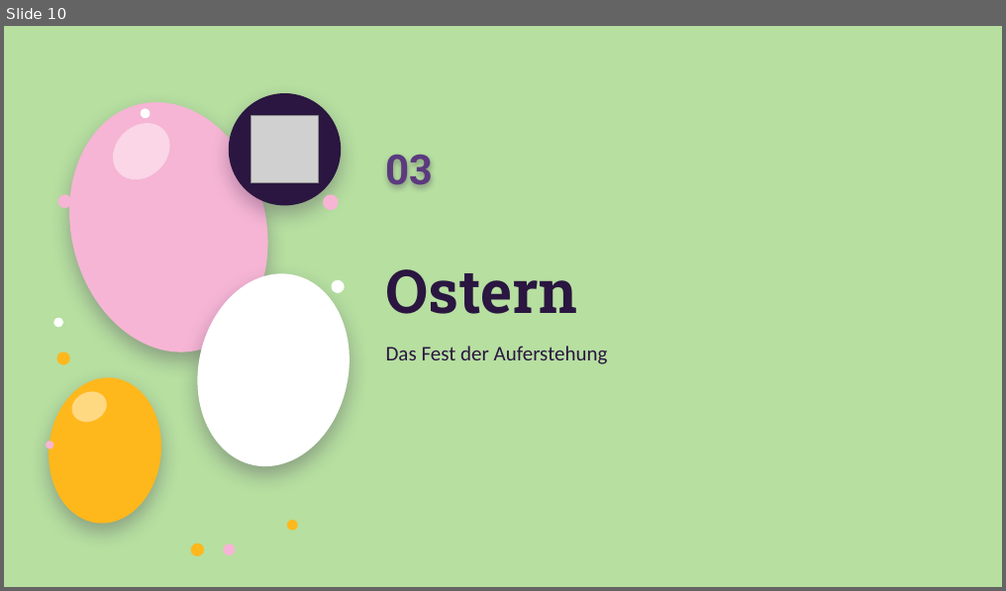
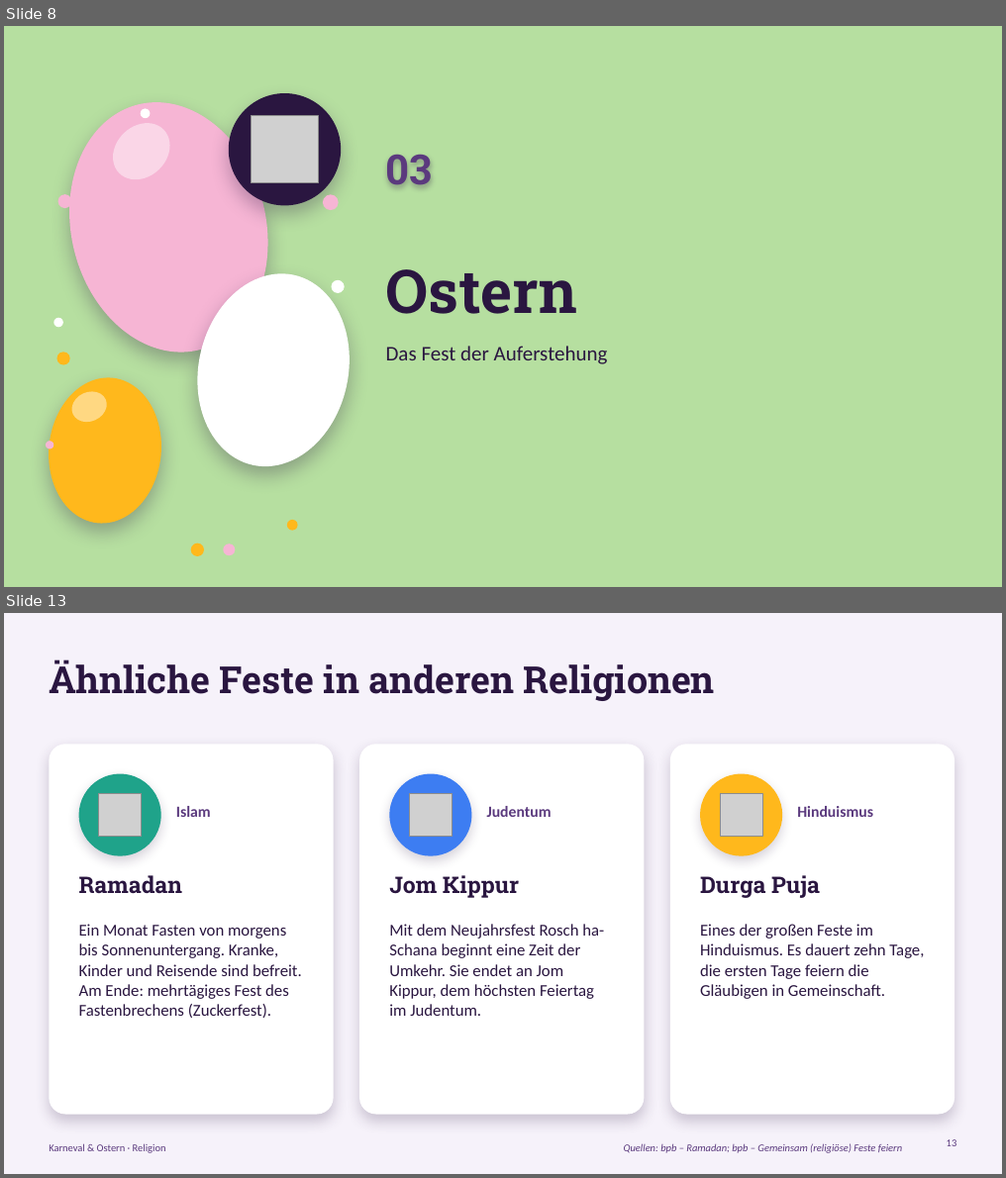
Before and after one commit to Flxrian/Erinnerung, a slide deck: Karneval_und_Ostern.pptx. Shown one above the other, each under a label of ours: slide 10 before the commit, slides 8 and 13 after it; the slides between them are not shown. The pictures are 1006x591 and 1006x1178 pixels, drawn with LibreOffice and Linux fonts; fonts in the diff are those of the drawing; grey boxes stand for pictures. Boxes give left, top, right and bottom in pixels: in the first picture for what was removed or moved away, otherwise in the second. Text is boxed around its words. In the diff, an @@ line names an element or a change of style, - is before the commit and + after.

```diff
--- a/Karneval_und_Ostern.pptx
+++ b/Karneval_und_Ostern.pptx
@@ slide 13 added at (4, 613, 1002, 1174), background #F6F2FA @@
@@ title added at (49, 660, 715, 701), 36 pt, text #2A1640, bold @@
+Ähnliche Feste in anderen Religionen
@@ rounded rectangle added at (49, 744, 334, 1115), fill #FFFFFF @@
@@ rounded rectangle added at (359, 744, 645, 1115), fill #FFFFFF @@
@@ rounded rectangle added at (670, 744, 954, 1115), fill #FFFFFF @@
@@ ellipse added at (79, 774, 161, 857), fill #1FA38A @@
@@ ellipse added at (389, 774, 472, 857), fill #3D7DF2 @@
@@ ellipse added at (700, 774, 782, 857), fill #FFB81C @@
@@ picture added at (98, 793, 141, 836) @@
@@ text added at (176, 806, 211, 817), 15 pt, text #5B3A7E, bold @@
+Islam
@@ picture added at (409, 793, 451, 836) @@
@@ text added at (487, 806, 551, 817), 15 pt, text #5B3A7E, bold @@
+Judentum
@@ picture added at (720, 793, 762, 836) @@
@@ text added at (797, 806, 873, 817), 15 pt, text #5B3A7E, bold @@
+Hinduismus
@@ text added at (79, 875, 182, 894), 22 pt, text #2A1640, bold @@
+Ramadan
@@ text added at (389, 875, 519, 898), 22 pt, text #2A1640, bold @@
+Jom Kippur
@@ text added at (700, 875, 820, 898), 22 pt, text #2A1640, bold @@
+Durga Puja
@@ text added at (79, 924, 302, 1018), 16 pt, text #2A1640 @@
+Ein Monat Fasten von morgens bis Sonnenuntergang. Kranke, Kinder und Reisende sind befreit. Am Ende: mehrtägiges Fest des Fastenbrechens (Zuckerfest).
@@ text added at (389, 924, 604, 1016), 16 pt, text #2A1640 @@
+Mit dem Neujahrsfest Rosch ha-Schana beginnt eine Zeit der Umkehr. Sie endet an Jom Kippur, dem höchsten Feiertag im Judentum.
@@ text added at (700, 924, 924, 999), 16 pt, text #2A1640 @@
+Eines der großen Feste im Hinduismus. Es dauert zehn Tage, die ersten Tage feiern die Gläubigen in Gemeinschaft.
@@ text added at (49, 1144, 166, 1154), 10 pt, text #5B3A7E @@
+Karneval & Ostern · Religion
@@ text added at (624, 1144, 902, 1154), 10 pt, text #5B3A7E, italic @@
+Quellen: bpb – Ramadan; bpb – Gemeinsam (religiöse) Feste feiern
@@ page number added at (946, 1140, 957, 1147), 10 pt, text #5B3A7E @@
+13
@@ what was slide 10 is now slide 8 @@
```
Also in this commit, not shown: 6 slides changed, 10 other slides added, 9 slides removed.
